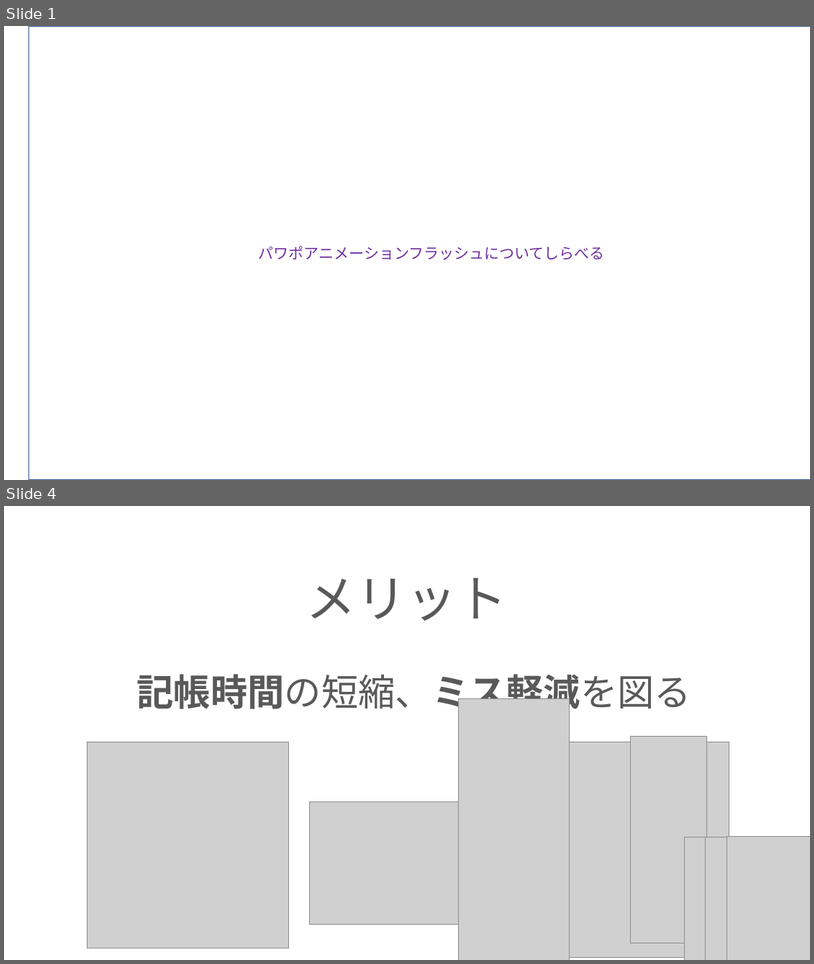
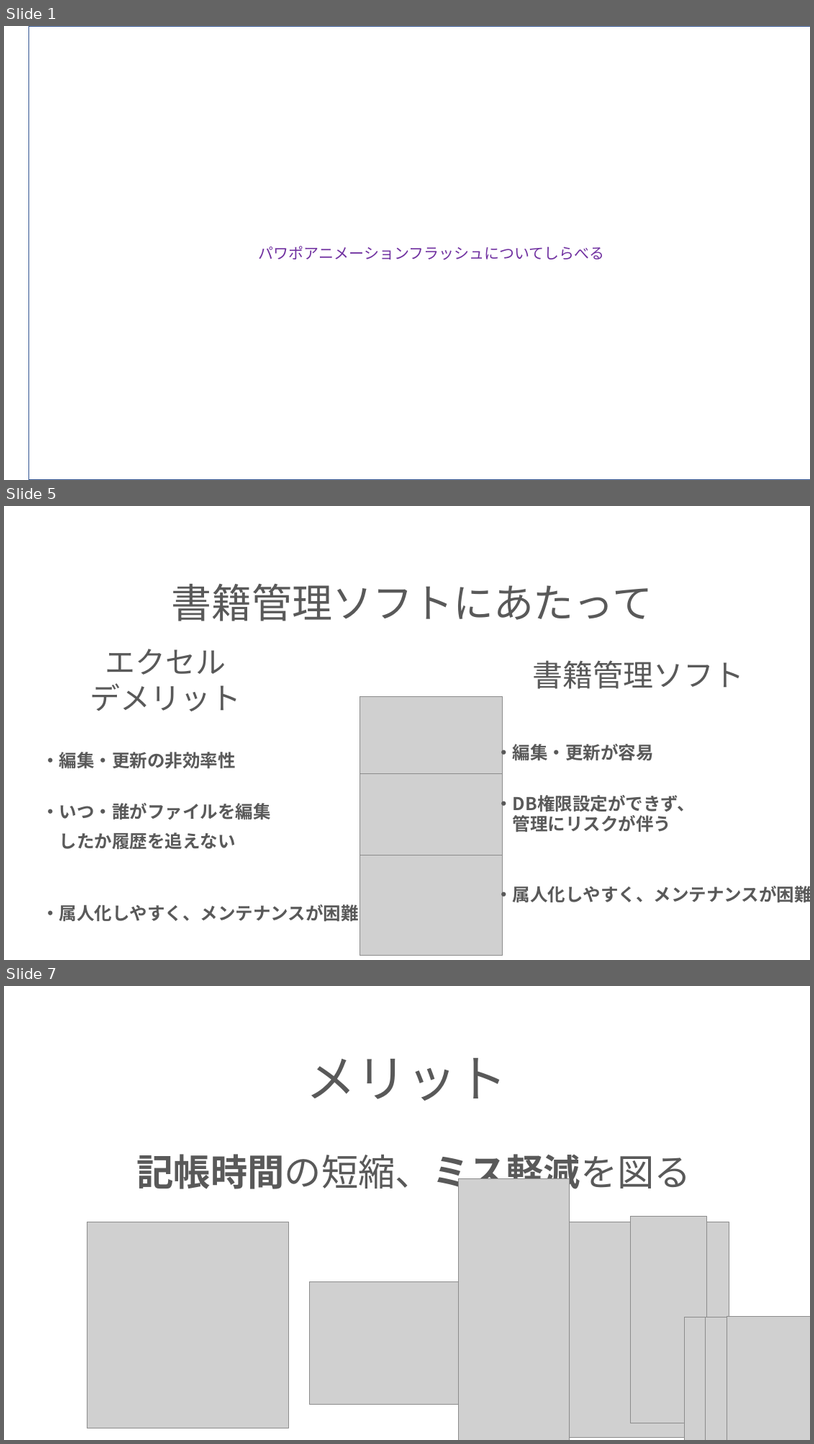
Before and after one commit to ivy239007/PG-, a slide deck: プレゼン資料.pptx. Shown one above the other, each under a label of ours: slides 1 and 4 before the commit, slides 1, 5 and 7 after it; the slides between them are not shown. The pictures are 814x964 and 814x1444 pixels, drawn with LibreOffice and Linux fonts; fonts in the diff are those of the drawing; grey boxes stand for pictures; background and template pictures are left out. Boxes give left, top, right and bottom in pixels: in the first picture for what was removed or moved away, otherwise in the second. Text is boxed around its words. In the diff, an @@ line names an element or a change of style, - is before the commit and + after.

```diff
--- a/プレゼン資料.pptx
+++ b/プレゼン資料.pptx
@@ slide 5 added at [4,506,810,960], background picture (left out) @@
@@ title added at [171,584,653,621], 48 pt, text #595959 @@
+書籍管理ソフトにあたって
@@ text added at [90,649,241,711], 36 pt, text #595959 @@
+エクセル
+デメリット
@@ text added at [533,660,745,689], 36 pt, text #595959 @@
+書籍管理ソフト
@@ picture added at [360,696,502,796] @@
@@ text added at [495,741,810,905], 21 pt, text #595959, bold @@
+・編集・更新が容易
+・DB権限設定ができず、
+管理にリスクが伴う
+・属人化しやすく、メンテナンスが困難
@@ subtitle added at [41,752,358,921], 21 pt, text #595959, bold @@
+・編集・更新の非効率性
+・いつ・誰がファイルを編集
+したか履歴を追えない
+・属人化しやすく、メンテナンスが困難
@@ picture added at [360,773,502,874] @@
@@ picture added at [360,855,502,955] @@
@@ what was slide 4 is now slide 7 @@
```
Also in this commit, not shown: 2 slides changed, 2 other slides added.
